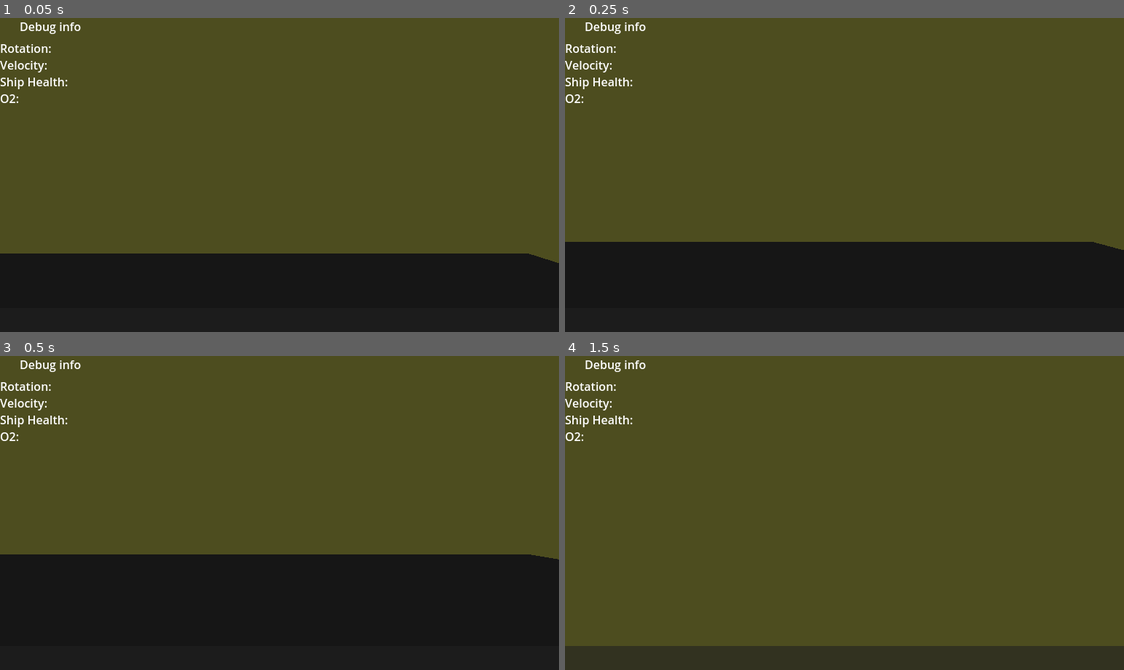
Above: before the commit, frames 1-4 (two rows, left to right).
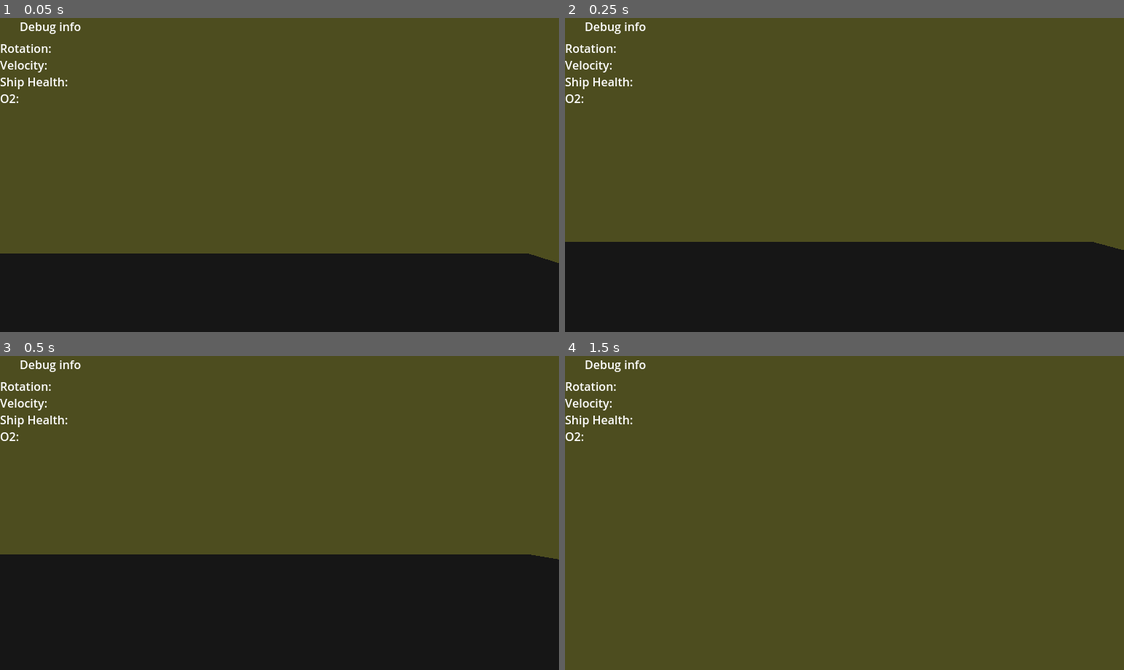
Above: after the commit, the same moments.

Repository: zachary-huber/globalGameJam2025_BUBBLE
Game: Godot game, scene res://src/scenes/main_3d.tscn
The game is run twice, just before and just after one commit, with the same random seed, the same clock (stepped at 60 frames per second) and the same inputs.
Inputs (mouse positions are in pixels of both pictures, inside the frame that each line leads up to):
- Up to frame 1 (0.05 s): no input
- Up to frame 2 (0.25 s): no input
- Up to frame 3 (0.5 s): no input
- Up to frame 4 (1.5 s): tap Enter (ui_accept) at 0.5, 0.77 s; move the mouse to (872, 513) at 0.52 s; hold E (interact) 0.53-1.28 s; hold W (forward) from 0.53 s (still down); move the mouse to (816, 513) at 1.27 s; tap Q (alt_interact) at 1.35 s

The runs differ from the first frame. In frame 4, 7.6% of the frame differs, in the area x 0-100%, y 92-100%.

Commit message:
added interactable name hint

Diff:
--- a/src/scenes/main_3d.tscn
+++ b/src/scenes/main_3d.tscn
@@ -8,12 +8,6 @@
 [ext_resource type="PackedScene" uid="uid://d1levm7wo2lhf" path="res://src/scenes/captain_chair.tscn" id="6_ntipw"]
 
 [sub_resource type="Environment" id="Environment_yl6x8"]
-
-[sub_resource type="StyleBoxFlat" id="StyleBoxFlat_by567"]
-bg_color = Color(0.129412, 0.129412, 0.129412, 0.6)
-
-[sub_resource type="Theme" id="Theme_uy58j"]
-Panel/styles/panel = SubResource("StyleBoxFlat_by567")
 
 [node name="main3D" type="Node3D"]
 
@@ -63,14 +57,16 @@
 grow_vertical = 0
 bbcode_enabled = true
 
-[node name="Panel" type="Panel" parent="mainUI/interactHint"]
+[node name="interactNameHint" type="RichTextLabel" parent="mainUI"]
+custom_minimum_size = Vector2(0, 32.76)
 layout_mode = 1
-anchors_preset = 15
+anchors_preset = 14
+anchor_top = 0.5
 anchor_right = 1.0
-anchor_bottom = 1.0
+anchor_bottom = 0.5
 grow_horizontal = 2
 grow_vertical = 2
-theme = SubResource("Theme_uy58j")
+bbcode_enabled = true
 
 [node name="VBoxContainer" type="VBoxContainer" parent="mainUI"]
 layout_mode = 0
--- a/src/scripts/player.gd
+++ b/src/scripts/player.gd
@@ -64,7 +64,7 @@
 func handleObjectInteractions(event):
 	if interactingWithObj: # don't bother processing if there is no interactable
 		if interactingWithObj.get_parent().has_method("interact"):
-			setInteractionHint(interactingWithObj.get_parent().interactHintText)
+			setInteractionHint(interactingWithObj.get_parent().interactHintText, interactingWithObj.get_parent().name)
 			if event.is_action_pressed("interact"):
 				if interactingWithObj:
 					interactingWithObj.get_parent().interact()
@@ -72,9 +72,10 @@
 				if interactingWithObj:
 					interactingWithObj.get_parent().alt_interact()
 		else:
-			setInteractionHint("")
+			setInteractionHint("", "")
 	else:
-		setInteractionHint("")
+		setInteractionHint("", "")
 
-func setInteractionHint(hintText):
+func setInteractionHint(hintText, nameText):
 	get_tree().root.get_node("main3D/mainUI/interactHint").text = hintText
+	get_tree().root.get_node("main3D/mainUI/interactNameHint").text = "[center]" + nameText + "[/center]"
Not shown: 1 places in src/scenes/main_3d.tscn that only renumber resources
